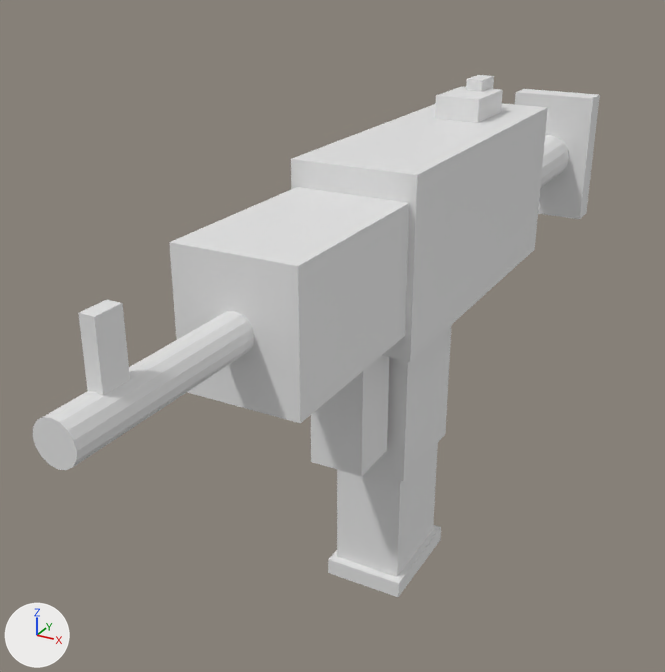
One commit to the Blender file weapons_model.blend/smg_mp7.blend: the scene before it, then after it.
Rendered twice from a camera (50 mm lens) standing at (5.94, -13.36, 4.82) and looking at (-1.2, -0.38, -1.67). The axes (+X, +Y, +Z) are drawn at lower left. The lights are the same throughout. The picture after the commit comes second.

The first picture shows 'SMG_MP7'.
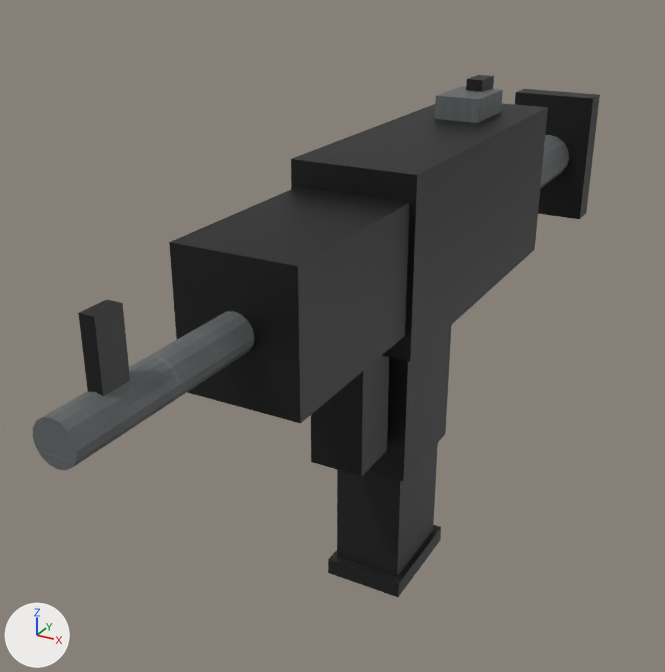
What the commit changed:
Picture 'smg_sights_color.png' (img_smg_sights_color_png) is new.
Picture 'smg_metal_color.png' (img_smg_metal_color_png) is new.
Picture 'smg_accent_color.png' (img_smg_accent_color_png) is new.
Picture 'smg_polymer_color.png' (img_smg_polymer_color_png) is new.
In material 'SMG_Polymer' (mat_smg_polymer), base_color is no longer (0.8, 0.8, 0.8), white #e7e7e7.
In material 'SMG_Polymer' (mat_smg_polymer), texture is now set to img_smg_polymer_color_png.
In material 'SMG_Accent' (mat_smg_accent), base_color is no longer (0.8, 0.8, 0.8), white #e7e7e7.
In material 'SMG_Accent' (mat_smg_accent), texture is now set to img_smg_accent_color_png.
In material 'SMG_Metal' (mat_smg_metal), base_color is no longer (0.8, 0.8, 0.8), white #e7e7e7.
In material 'SMG_Metal' (mat_smg_metal), texture is now set to img_smg_metal_color_png.
In material 'SMG_Sights' (mat_smg_sights), base_color is no longer (0.8, 0.8, 0.8), white #e7e7e7.
In material 'SMG_Sights' (mat_smg_sights), texture is now set to img_smg_sights_color_png.

Changed parts and their boxes [x1, y1, x2, y2] in the pictures (665 x 672 px):
'SMG_MP7', surface changed (white to black)
    both: [33, 75, 600, 597]
